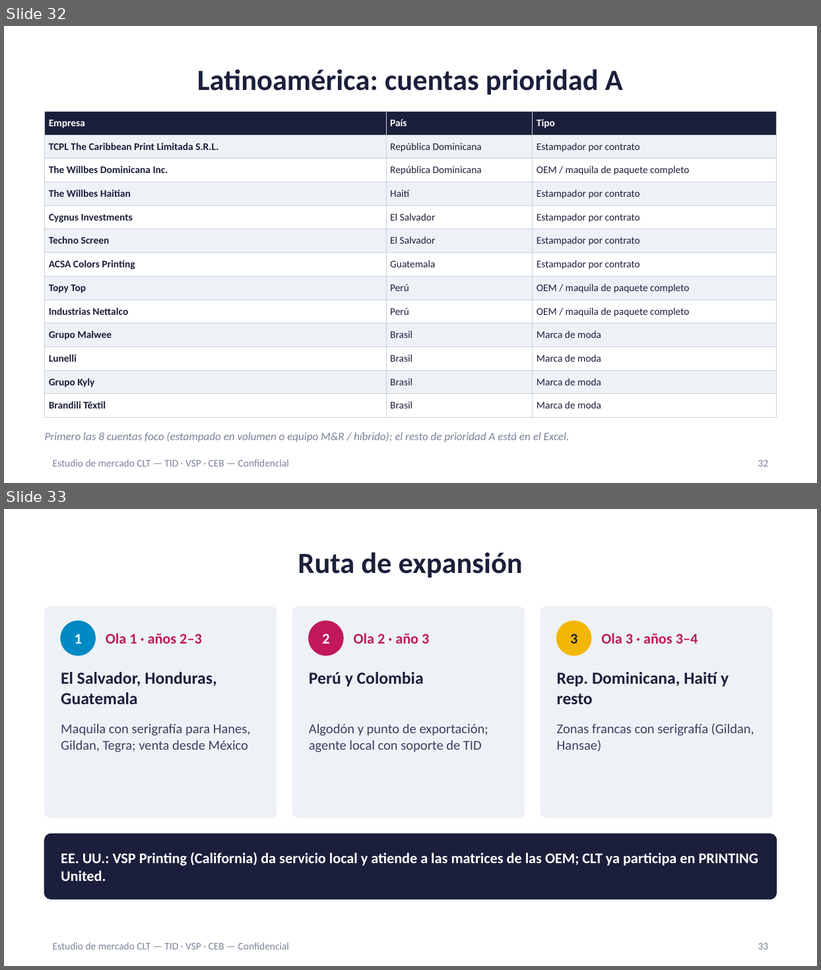
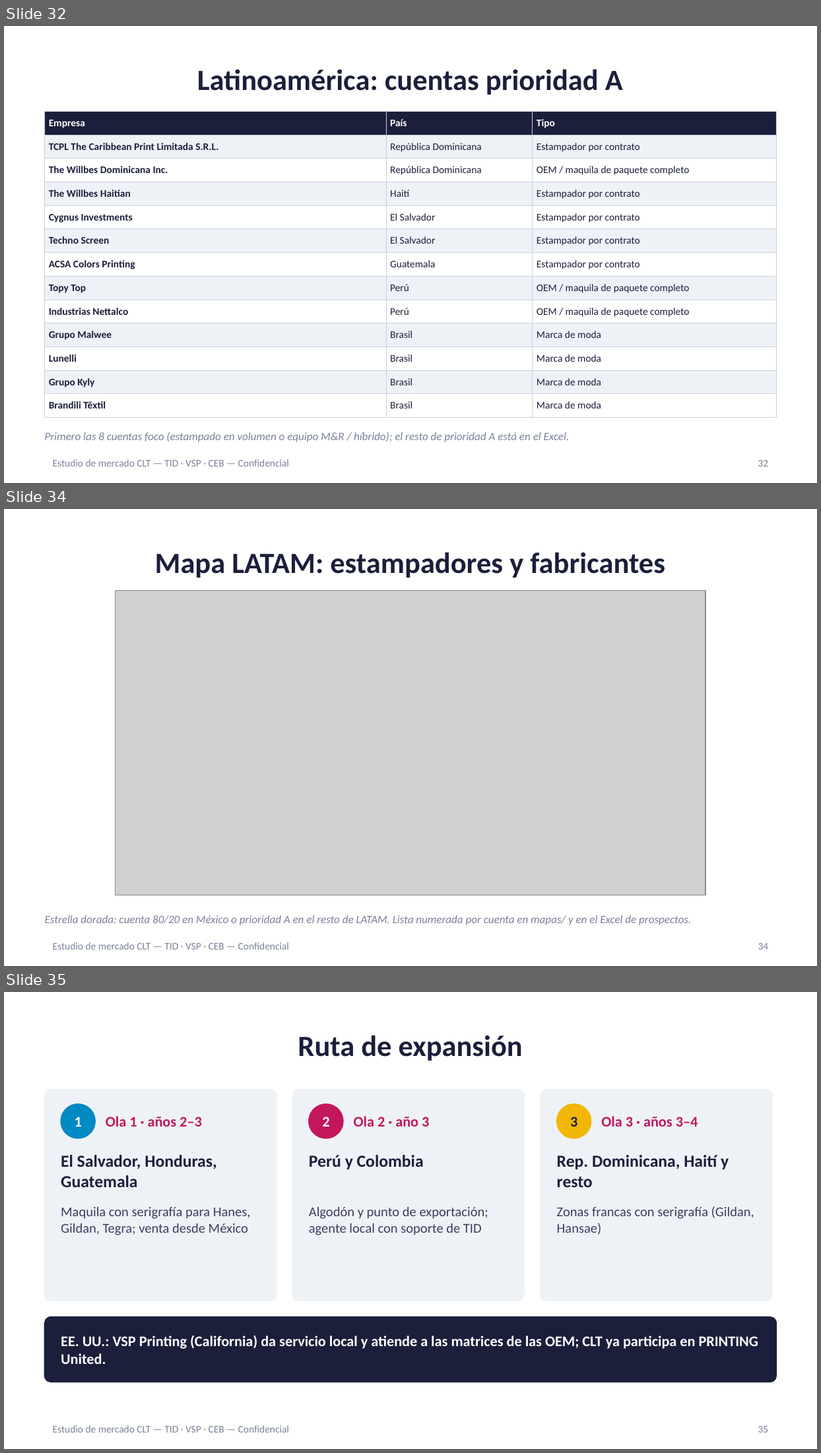
Before and after one commit to carlosmoreno793508/Cosas-Carlos, a slide deck: propuesta-clt/Estudio_Mercado_CLT_Mexico_Latam_ES.pptx. Shown one above the other, each under a label of ours: slides 32 and 33 before the commit, slides 32, 34 and 35 after it; the slides between them are not shown. The pictures are 821x970 and 821x1453 pixels, drawn with LibreOffice and Linux fonts; fonts in the diff are those of the drawing; grey boxes stand for pictures. Boxes give left, top, right and bottom in pixels: in the first picture for what was removed or moved away, otherwise in the second. Text is boxed around its words. In the diff, an @@ line names an element or a change of style, - is before the commit and + after.

```diff
--- a/propuesta-clt/Estudio_Mercado_CLT_Mexico_Latam_ES.pptx
+++ b/propuesta-clt/Estudio_Mercado_CLT_Mexico_Latam_ES.pptx
@@ slide 34 added at box(4, 509, 817, 966), background #FFFFFF; not listed: 1 template element that a slide beside it also shows @@
@@ title added at box(155, 552, 665, 578), 26 pt, text #1B1F3B, bold @@
+Mapa LATAM: estampadores y fabricantes
@@ picture added at box(116, 590, 706, 895) @@
@@ text added at box(45, 916, 691, 925), 10 pt, text #7A8299, italic @@
+Estrella dorada: cuenta 80/20 en México o prioridad A en el resto de LATAM. Lista numerada por cuenta en mapas/ y en el Excel de prospectos.
@@ page number added at box(758, 943, 769, 950), 9 pt, text #7A8299 @@
+34
@@ what was slide 33 is now slide 35 @@
@@ page number at box(758, 1426, 769, 1433): text changed @@
-33
+35
```
Also in this commit, not shown: 1 other slide added, 11 other files.
